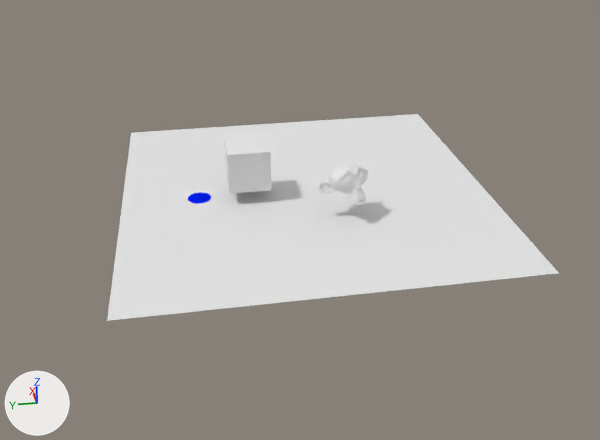
What one commit did to the Blender file project/main.blend.
The view is the same before and after, from the file's camera 'Camera'. The axes (+X, +Y, +Z) are drawn at lower left. The lights are the same throughout.

Names of what the first picture shows: 'Cube', 'Plane', 'Suzanne', 'Target.000'.
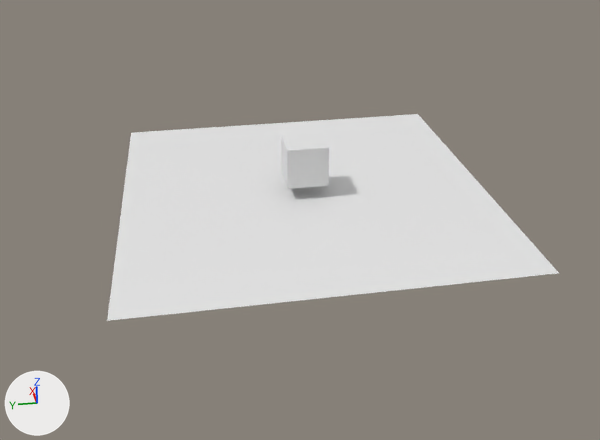
Boxes (x1, y1, x2, y2) around the edits, measured in the pictures (600 x 440 px):
'Cube', moved
    before: (224, 135, 272, 194)
    after: (281, 131, 329, 189)
'Suzanne', deleted
    before: (318, 164, 368, 205)
'Target.000', deleted
    before: (188, 192, 211, 204)

Diff of the bpy script that builds the scene:
```diff
--- a/project/main.blend.py
+++ b/project/main.blend.py
@@ ob_target_000 @@
-ob_target_000 = bpy.data.objects.new('Target.000', me_cone)
-ob_target_000.location = (0.0, 5.19, 0.04)
-ob_target_000.scale = (0.661, 0.658, 0.0567)
@@ ob_cube @@
 ob_cube = bpy.data.objects.new('Cube', me_cube)
-ob_cube.location = (0.0, 2.77, 1.64)
+ob_cube.location = (0.0, 0.0, 1.64)
@@ ob_suzanne @@
-ob_suzanne = bpy.data.objects.new('Suzanne', me_suzanne)
-ob_suzanne.location = (-2.82, -1.57, 1.56)
-ob_suzanne.rotation_euler = (-0.541, -0.0493, -1.243)  # degrees (-31, -2.8, -71)
```
